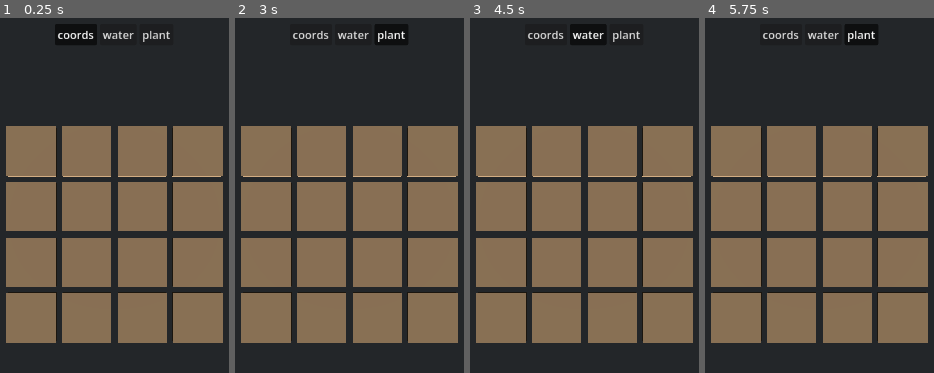
Above: before the commit, frames 1-4 (left to right).
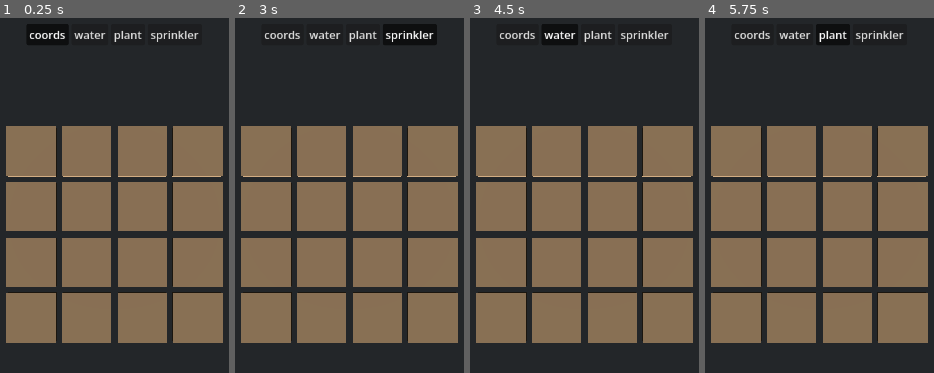
Above: after the commit, the same moments.

Repository: nicoexport/crops
Game: Godot game, scene res://scenes/game.tscn
The game is run twice, just before and just after one commit, with the same random seed, the same clock (stepped at 60 frames per second) and the same inputs.
Inputs (mouse positions are in pixels of both pictures, inside the frame that each line leads up to):
- Up to frame 1 (0.25 s): no input
- Up to frame 2 (3 s): click "coords" at 0.5 s; click "water" at 1.25 s; click "plant" at 2 s; click (409, 35) at 2.75 s, where only the run after the commit has a clickable "sprinkler"
- Up to frame 3 (4.5 s): click "coords" at 3.5 s; click "water" at 4.25 s
- Up to frame 4 (5.75 s): click "plant" at 5 s

The runs differ from the first frame. In frame 1, 1.5% of the frame differs, in the area x 11-87%, y 1-8%; in frame 2, 1.5%; in frame 3, 1.1%; in frame 4, 1.0%.

Commit message:
implement placing sprinklers

Diff:
--- a/scenes/game.tscn
+++ b/scenes/game.tscn
@@ -290,7 +290,7 @@
 theme_override_constants/margin_right = 20
 theme_override_constants/margin_bottom = 20
 
-[node name="DebugInteractionBar" type="HBoxContainer" parent="GridView/Interactor/CanvasLayer/Control/MarginContainer" unique_id=537845381 node_paths=PackedStringArray("interactor", "coords", "water", "plant")]
+[node name="DebugInteractionBar" type="HBoxContainer" parent="GridView/Interactor/CanvasLayer/Control/MarginContainer" unique_id=537845381 node_paths=PackedStringArray("interactor", "coords", "water", "plant", "sprinker")]
 layout_mode = 2
 size_flags_vertical = 0
 alignment = 1
@@ -299,6 +299,7 @@
 coords = NodePath("Coords")
 water = NodePath("Water")
 plant = NodePath("Plant")
+sprinker = NodePath("Sprinkler")
 
 [node name="Coords" type="Button" parent="GridView/Interactor/CanvasLayer/Control/MarginContainer/DebugInteractionBar" unique_id=1734376731]
 layout_mode = 2
@@ -318,3 +319,10 @@
 button_group = ExtResource("8_gee14")
 text = "plant
 "
+
+[node name="Sprinkler" type="Button" parent="GridView/Interactor/CanvasLayer/Control/MarginContainer/DebugInteractionBar" unique_id=817889407]
+layout_mode = 2
+toggle_mode = true
+button_group = ExtResource("8_gee14")
+text = "sprinkler
+"
--- a/scripts/debug_interaction_bar.gd
+++ b/scripts/debug_interaction_bar.gd
@@ -5,12 +5,14 @@
 @export var coords: Button
 @export var water: Button
 @export var plant: Button
+@export var sprinker: Button
 
 
 func _ready() -> void:
 	coords.pressed.connect(handle_coords_pressed)
 	water.pressed.connect(handle_water_pressed)
 	plant.pressed.connect(handle_plant_pressed)
+	sprinker.pressed.connect(handle_sprinkler_pressed)
 
 	coords.button_pressed = true
 	handle_coords_pressed()
@@ -25,4 +27,8 @@
 
 
 func handle_plant_pressed():
-	interactor.selected_interaction = InteractionPlant.new()
+	interactor.selected_interaction = InteractionPlaceEntity.new(EntityFactory.create_plant_tomato)
+
+
+func handle_sprinkler_pressed():
+	interactor.selected_interaction = InteractionPlaceEntity.new(EntityFactory.create_sprinkler)
--- a/scripts/entity_factory.gd
+++ b/scripts/entity_factory.gd
@@ -14,4 +14,4 @@
 	e.type = CellEntity.Type.SPRINKLER
 	e.name = "Sprinkler"
 	e.model = TorusMesh.new()
-	return
+	return e
--- /dev/null
+++ b/scripts/interactions/interaction_place_entity.gd
@@ -0,0 +1,16 @@
+class_name InteractionPlaceEntity extends BaseInteraction
+
+
+var _entity_create_func: Callable
+
+
+func perform(x: int, y: int, model: GameModel):
+	var entity = _entity_create_func.call()
+	if entity == null:
+		printerr("InteractionPlaceEntity: Entity creation function returned null!")
+		return
+	model.try_place_entity_on_map(x, y, entity)
+
+
+func _init(entity_create_func: Callable) -> void:
+	_entity_create_func = entity_create_func
--- a/scripts/interactions/interaction_plant.gd
+++ /dev/null
@@ -1,7 +0,0 @@
-class_name InteractionPlant extends BaseInteraction
-
-
-func perform(x: int, y: int, model: GameModel):
-	print("performed plant action at: ", str(x), " : ", str(y))
-	var plant = EntityFactory.create_plant_tomato()
-	model.try_place_entity_on_map(x, y, plant)
Not shown, added: scripts/interactions/interaction_place_entity.gd.uid
Not shown, removed: scripts/interactions/interaction_plant.gd.uid
